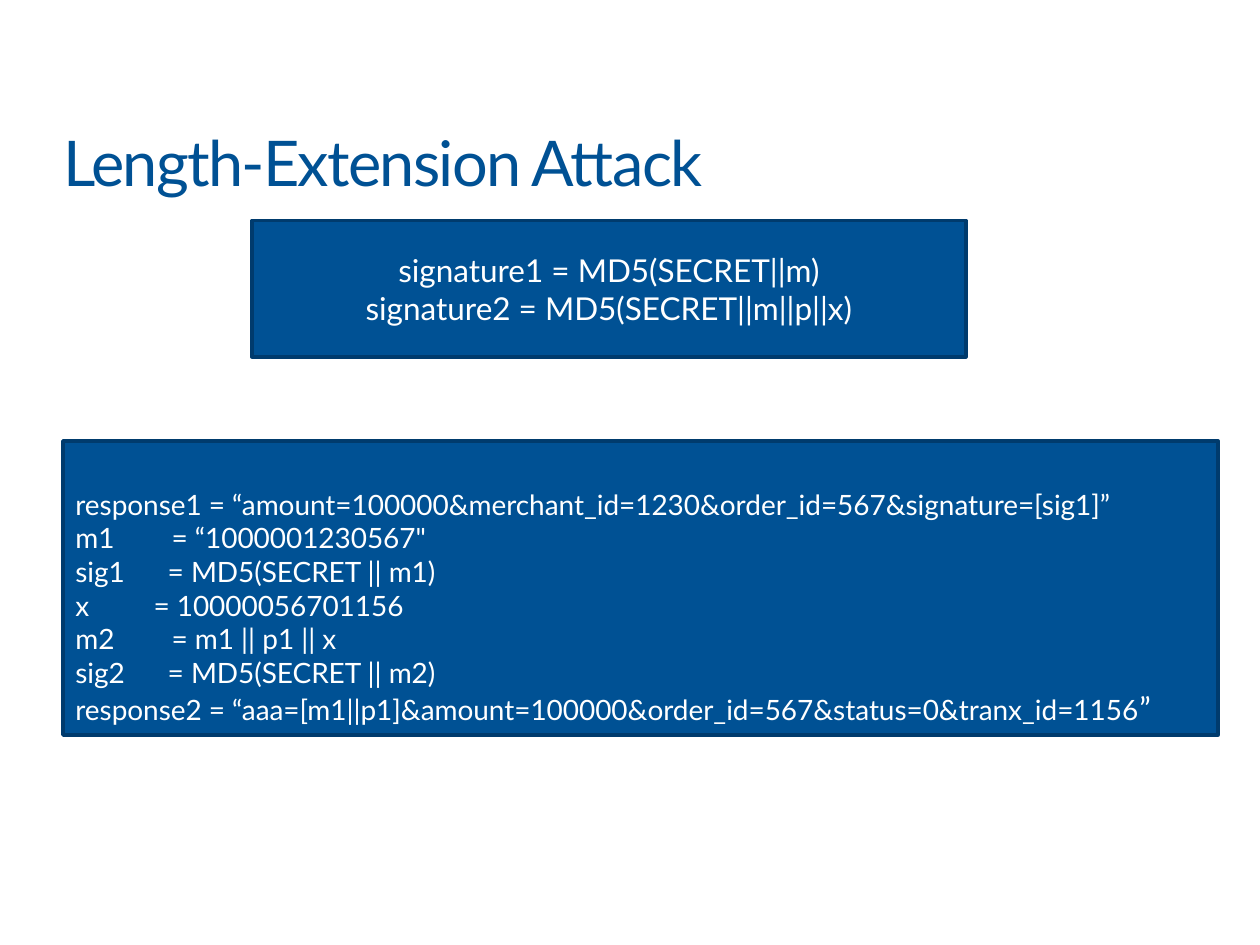
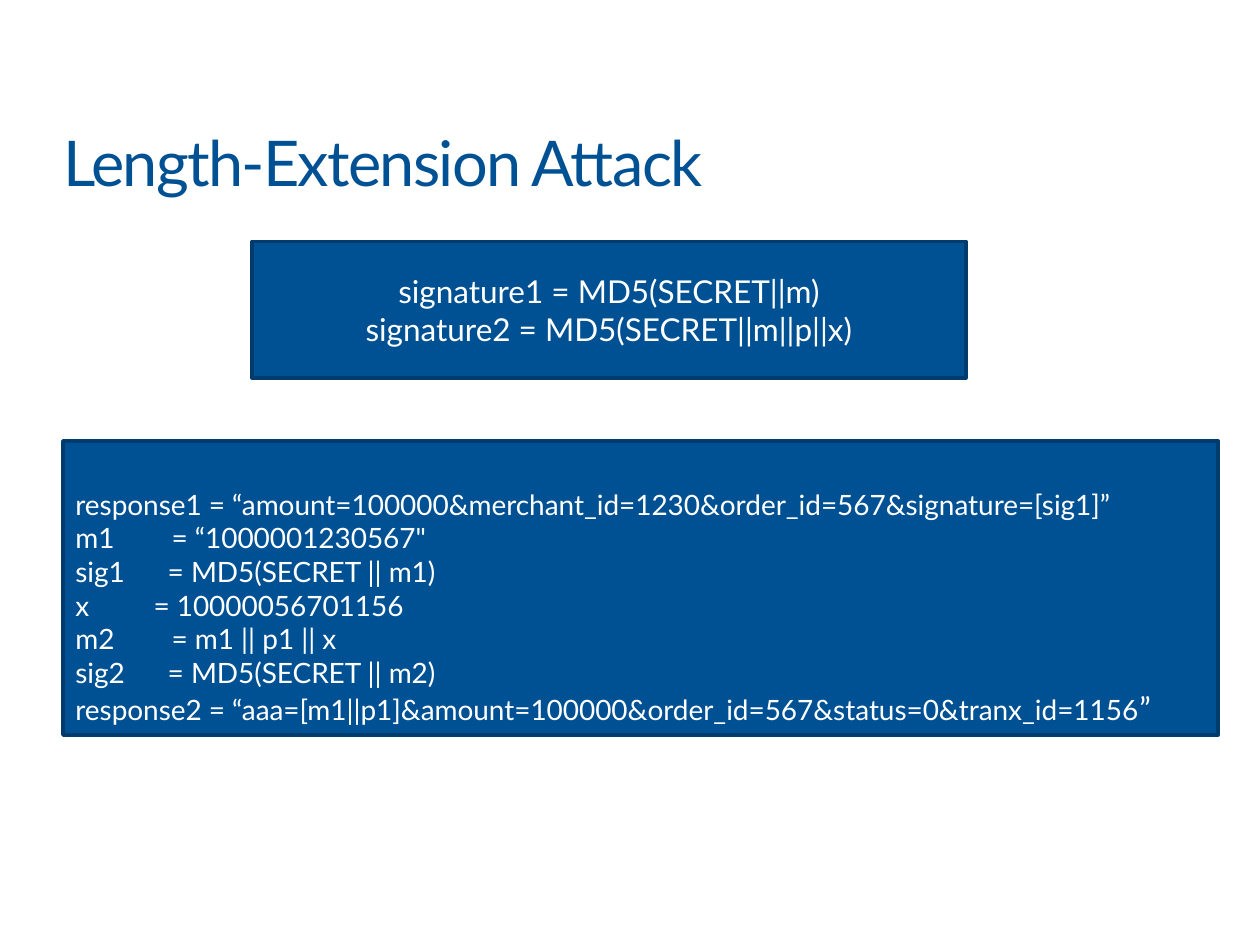
Before and after one commit to khanhnnvn/Mine, a slide deck: slide 21 of xmind/VIB_Part4.pptx (slide 20 before the commit). Drawn at 1260x945 pixels with LibreOffice and Linux fonts; fonts in the diff are those of the drawing; background and template pictures are left out. Boxes give left, top, right and bottom in pixels: in the first picture for what was removed or moved away, otherwise in the second. Text is boxed around its words. In the diff, an @@ line names an element or a change of style, - is before the commit and + after.

```diff
--- a/xmind/VIB_Part4.pptx
+++ b/xmind/VIB_Part4.pptx
@@ rectangle "signature1 = MD5(SECRET||m)": place and size @@
-rectangle "signature1 = MD5(SECRET||m)" at [252, 220, 966, 357]
+rectangle "signature1 = MD5(SECRET||m)" at [252, 242, 966, 378]
```
Also in this commit, not shown: 1 other slide changed, 1 slide added, 7 other files.
